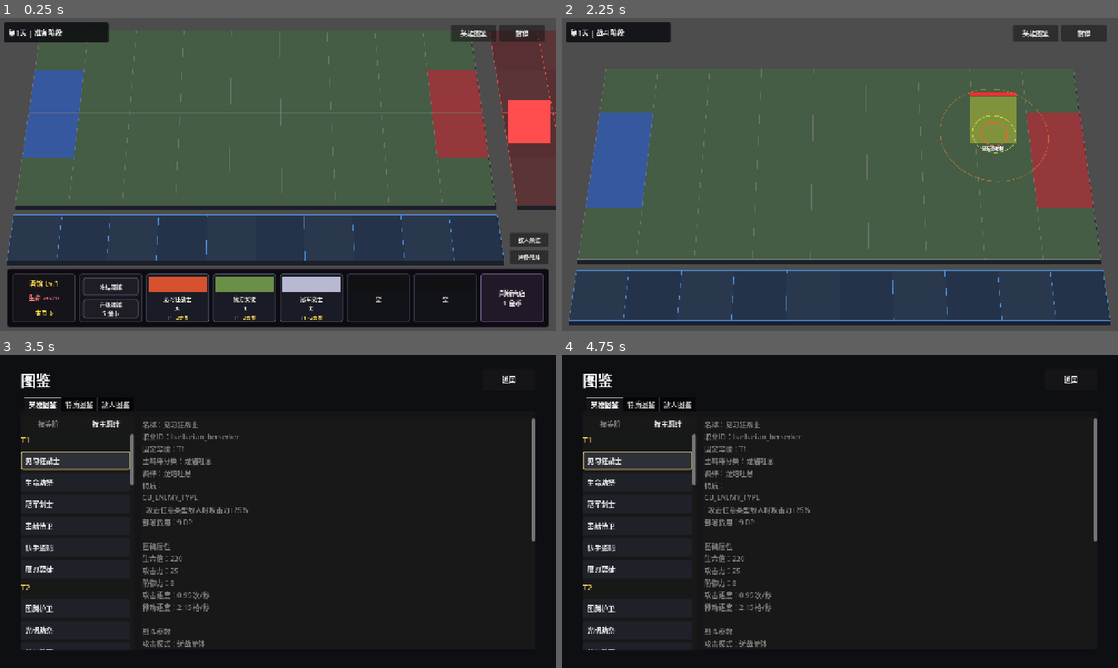
Above: before the commit, frames 1-4 (two rows, left to right).
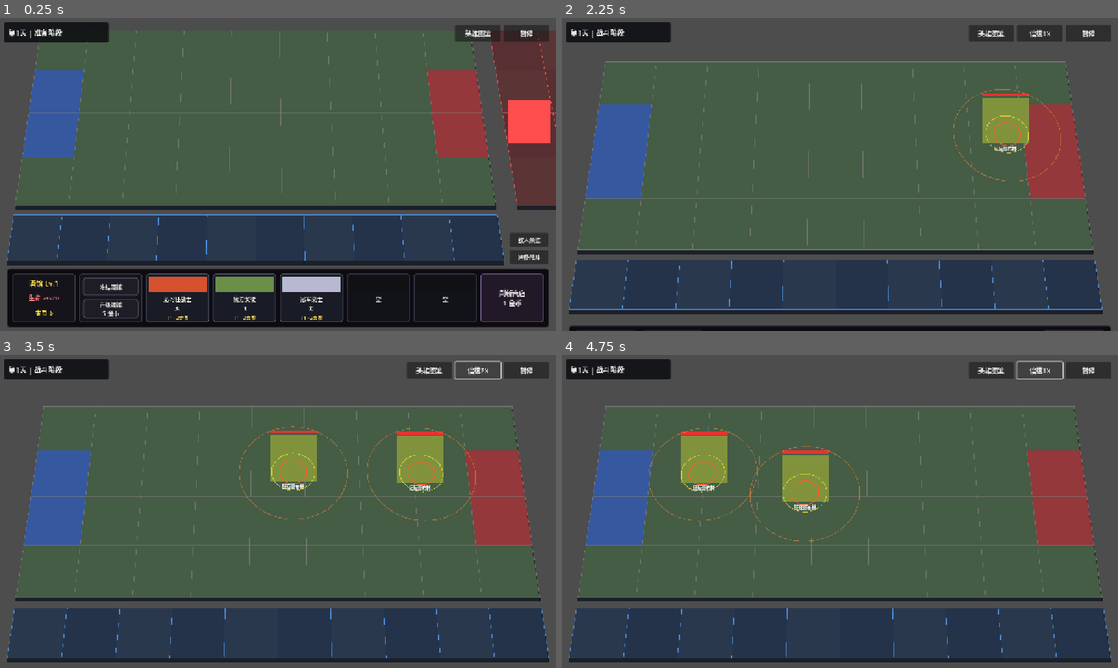
Above: after the commit, the same moments.

Repository: kuronaru/Paradiso
Game: Godot game, scene res://scenes/main.tscn
Same seed, same stepped clock (60 frames per second), same inputs: the game is played once before the commit and once after it.
Inputs (mouse positions are in pixels of both pictures, inside the frame that each line leads up to):
- Up to frame 1 (0.25 s): no input
- Up to frame 2 (2.25 s): click "暂停" at 0.5 s; click "继续" at 1.25 s; click "准备战斗" at 2 s
- Up to frame 3 (3.5 s): click (478, 370) at 2.75 s, where only the run after the commit has a clickable "倍速1X"
- Up to frame 4 (4.75 s): click (1040, 370) at 3.5 s, where only the run after the commit has a clickable "倍速2X"; click (1040, 370) at 4.25 s, where only the run after the commit has a clickable "倍速4X"

The runs differ from the first frame. In frame 1, 0.3% of the frame differs, in the area x 81-99%, y 2-8%; in frame 2, 18%; in frame 3, 96%; in frame 4, 96%, in the area x 0-100%, y 0-100%.

Commit message:
add combat speed

Diff:
--- a/game/scripts/grid/grid_system.gd
+++ b/game/scripts/grid/grid_system.gd
@@ -1369,9 +1369,9 @@
 func _record_collision_debug(result: Dictionary) -> void:
 	if not debug_collision_prediction:
 		return
-	var moving_unit := result.get("moving_unit", null) as UnitBase
-	var hit_unit := result.get("hit_unit", null) as UnitBase
-	if not moving_unit or not hit_unit:
+	var moving_unit := _valid_collision_debug_unit(result, "moving_unit")
+	var hit_unit := _valid_collision_debug_unit(result, "hit_unit")
+	if moving_unit == null or hit_unit == null:
 		return
 
 	var key := "%s:%s" % [moving_unit.get_instance_id(), hit_unit.get_instance_id()]
@@ -1430,11 +1430,21 @@
 	for key in collision_debug_entries.keys():
 		if not collision_debug_entries.has(key):
 			continue
-		var entry: Dictionary = collision_debug_entries[key]
-		var result: Dictionary = entry.get("result", {})
-		var moving_unit := result.get("moving_unit", null) as UnitBase
-		var hit_unit := result.get("hit_unit", null) as UnitBase
-		if not moving_unit or not hit_unit or not is_instance_valid(moving_unit) or not is_instance_valid(hit_unit):
+		var raw_entry = collision_debug_entries[key]
+		if not raw_entry is Dictionary:
+			_remove_collision_debug_entry(key)
+			changed = true
+			continue
+		var entry: Dictionary = raw_entry
+		var raw_result = entry.get("result", {})
+		if not raw_result is Dictionary:
+			_remove_collision_debug_entry(key)
+			changed = true
+			continue
+		var result: Dictionary = raw_result
+		var moving_unit := _valid_collision_debug_unit(result, "moving_unit")
+		var hit_unit := _valid_collision_debug_unit(result, "hit_unit")
+		if moving_unit == null or hit_unit == null:
 			_remove_collision_debug_entry(key)
 			changed = true
 			continue
@@ -1454,12 +1464,16 @@
 
 ## 更新碰撞调试标签。
 func _update_collision_debug_label(entry: Dictionary) -> void:
-	var label := entry.get("label", null) as Label
-	if not label or not is_instance_valid(label):
+	var raw_label = entry.get("label", null)
+	if not is_instance_valid(raw_label) or not raw_label is Label:
 		return
-	var result: Dictionary = entry.get("result", {})
-	var hit_unit := result.get("hit_unit", null) as UnitBase
-	if not hit_unit or not is_instance_valid(hit_unit):
+	var label := raw_label as Label
+	var raw_result = entry.get("result", {})
+	if not raw_result is Dictionary:
+		return
+	var result: Dictionary = raw_result
+	var hit_unit := _valid_collision_debug_unit(result, "hit_unit")
+	if hit_unit == null:
 		return
 
 	var contact_position: Vector2 = result.get("contact_position", Vector2.ZERO)
@@ -1481,11 +1495,17 @@
 ## 绘制碰撞预测调试条目。
 func _draw_collision_debug_entries() -> void:
 	for key in collision_debug_entries.keys():
-		var entry: Dictionary = collision_debug_entries[key]
-		var result: Dictionary = entry.get("result", {})
-		var moving_unit := result.get("moving_unit", null) as UnitBase
-		var hit_unit := result.get("hit_unit", null) as UnitBase
-		if not moving_unit or not hit_unit or not is_instance_valid(moving_unit) or not is_instance_valid(hit_unit):
+		var raw_entry = collision_debug_entries[key]
+		if not raw_entry is Dictionary:
+			continue
+		var entry: Dictionary = raw_entry
+		var raw_result = entry.get("result", {})
+		if not raw_result is Dictionary:
+			continue
+		var result: Dictionary = raw_result
+		var moving_unit := _valid_collision_debug_unit(result, "moving_unit")
+		var hit_unit := _valid_collision_debug_unit(result, "hit_unit")
+		if moving_unit == null or hit_unit == null:
 			continue
 
 		var time_left := float(entry.get("time_left", debug_collision_prediction_duration))
@@ -1534,11 +1554,20 @@
 func _remove_collision_debug_entry(key: String) -> void:
 	if not collision_debug_entries.has(key):
 		return
-	var entry: Dictionary = collision_debug_entries[key]
-	var label := entry.get("label", null) as Label
-	if label and is_instance_valid(label):
-		label.queue_free()
+	var raw_entry = collision_debug_entries[key]
+	if raw_entry is Dictionary:
+		var raw_label = raw_entry.get("label", null)
+		if is_instance_valid(raw_label) and raw_label is Label:
+			(raw_label as Label).queue_free()
 	collision_debug_entries.erase(key)
+
+
+## 从调试快照中安全读取单位；对象可能在记录后、下一帧刷新前已被释放。
+func _valid_collision_debug_unit(result: Dictionary, field: String) -> UnitBase:
+	var value = result.get(field, null)
+	if not is_instance_valid(value) or not value is UnitBase:
+		return null
+	return value as UnitBase
 
 
 ## 获取单位调试名称。
--- a/game/scripts/testing/battle_rules_test.gd
+++ b/game/scripts/testing/battle_rules_test.gd
@@ -28,6 +28,7 @@
 
 	_test_grid_and_bases(grid)
 	_test_projection_round_trip(grid)
+	await _test_stale_collision_debug_entries(grid)
 	await _test_battle_button_layout(grid)
 	_test_combat_stage_layout(grid)
 	_test_enemy_preview_layout(grid)
@@ -99,6 +100,33 @@
 	var near_height := grid.world_to_screen(Vector3(0.0, 0.0, grid.cell_size)).distance_to(grid.world_to_screen(Vector3(0.0, 0.0, 0.0)))
 	var far_height := grid.world_to_screen(Vector3(0.0, 0.0, board_depth)).distance_to(grid.world_to_screen(Vector3(0.0, 0.0, board_depth - grid.cell_size)))
 	t.assert_true(far_height < near_height, "larger Z shrinks projected Y distances")
+
+
+func _test_stale_collision_debug_entries(grid: GridSystem) -> void:
+	var stale_label := Label.new()
+	grid.add_child(stale_label)
+	grid.collision_debug_entries["missing_moving_unit"] = {
+		"label": stale_label,
+		"result": {"moving_unit": null, "hit_unit": null},
+		"time_left": 1.0,
+	}
+	t.assert_true(grid._update_collision_debug_entries(0.01), "collision debug update handles a null moving unit")
+	t.assert_false(grid.collision_debug_entries.has("missing_moving_unit"), "null-unit collision debug entry is removed")
+
+	var moving_unit := UnitBase.new()
+	var hit_unit := UnitBase.new()
+	grid.add_child(moving_unit)
+	grid.add_child(hit_unit)
+	grid.collision_debug_entries["freed_moving_unit"] = {
+		"result": {"moving_unit": moving_unit, "hit_unit": hit_unit},
+		"time_left": 1.0,
+	}
+	moving_unit.queue_free()
+	await get_tree().process_frame
+	t.assert_true(grid._update_collision_debug_entries(0.01), "collision debug update handles a moving unit freed between frames")
+	t.assert_false(grid.collision_debug_entries.has("freed_moving_unit"), "freed-unit collision debug entry is removed")
+	hit_unit.queue_free()
+	await get_tree().process_frame
 
 
 func _test_battle_button_layout(grid: GridSystem) -> void:
--- a/game/scripts/testing/ui_flow_rules_test.gd
+++ b/game/scripts/testing/ui_flow_rules_test.gd
@@ -383,11 +383,38 @@
 
 
 func _test_run_result_overlay() -> void:
+	BattleManager.state = BattleManager.BattleState.PREPARING
+	Engine.time_scale = 1.0
 	var roguelike_manager := RoguelikeManager.new()
 	add_child(roguelike_manager)
 	var game_menu := GameMenuUI.new()
 	add_child(game_menu)
 	await get_tree().process_frame
+	var top_button_bar := game_menu.find_child("TopButtonBar", true, false) as HBoxContainer
+	t.assert_true(top_button_bar != null, "game menu exposes the top-right shortcut bar")
+	t.assert_true(game_menu.game_speed_button != null, "game menu creates a combat speed button")
+	if top_button_bar and game_menu.game_speed_button:
+		t.assert_eq(game_menu.game_speed_button.get_index(), 1, "speed button sits between encyclopedia and pause")
+	t.assert_false(game_menu.game_speed_button.visible, "speed button is hidden outside combat")
+	t.assert_near(Engine.time_scale, 1.0, 0.001, "preparation UI keeps normal engine time")
+
+	BattleManager.state = BattleManager.BattleState.IN_PROGRESS
+	game_menu._process(0.0)
+	t.assert_true(game_menu.game_speed_button.visible, "speed button appears during combat")
+	t.assert_eq(game_menu.game_speed_button.text, "倍速1X", "combat starts at the normalized 1X label")
+	t.assert_near(Engine.time_scale, GameMenuUI.BASE_COMBAT_TIME_SCALE, 0.001, "new 1X halves the previous approximately-2X combat pace")
+	game_menu._on_game_speed_pressed()
+	t.assert_eq(game_menu.game_speed_button.text, "倍速2X", "first speed click selects 2X")
+	t.assert_near(Engine.time_scale, 1.0, 0.001, "2X matches the previous combat time scale")
+	game_menu._on_game_speed_pressed()
+	t.assert_eq(game_menu.game_speed_button.text, "倍速4X", "second speed click selects 4X")
+	t.assert_near(Engine.time_scale, 2.0, 0.001, "4X doubles the previous combat time scale")
+	game_menu._on_game_speed_pressed()
+	t.assert_eq(game_menu.game_speed_button.text, "倍速1X", "third speed click loops back to 1X")
+	BattleManager.state = BattleManager.BattleState.PREPARING
+	game_menu._process(0.0)
+	t.assert_false(game_menu.game_speed_button.visible, "leaving combat hides the speed button")
+	t.assert_near(Engine.time_scale, 1.0, 0.001, "leaving combat restores normal UI time")
 
 	t.assert_true(
 		roguelike_manager.run_ended.is_connected(game_menu._on_run_ended),
--- a/game/scripts/ui/game_menu_ui.gd
+++ b/game/scripts/ui/game_menu_ui.gd
@@ -7,9 +7,12 @@
 const START_MENU_PATH := "res://scenes/start_menu.tscn"
 const AFK_HUB_PATH := "res://scenes/afk_hub.tscn"
 const ENCYCLOPEDIA_SCENE_PATH := "res://scenes/encyclopedia.tscn"
+const BASE_COMBAT_TIME_SCALE := 0.5
+const COMBAT_SPEED_OPTIONS := [1, 2, 4]
 
 var pause_overlay: Control = null
 var pause_shortcut_button: Button = null
+var game_speed_button: Button = null
 var encyclopedia_overlay: EncyclopediaUI = null
 var settings_overlay: SettingsUI = null
 var run_end_overlay: Control = null
@@ -17,6 +20,8 @@
 var run_end_detail: Label = null
 var run_end_stay_button: Button = null
 var run_end_return_button: Button = null
+var game_speed_index: int = 0
+var was_combat_speed_active: bool = false
 
 
 ## 创建游戏内菜单UI
@@ -28,6 +33,16 @@
 	_build_run_end_overlay()
 	_build_top_buttons()
 	_connect_roguelike_manager()
+	_sync_game_speed(true)
+
+
+func _process(_delta: float) -> void:
+	_sync_game_speed()
+
+
+func _exit_tree() -> void:
+	# 时间倍率属于引擎全局状态，离开战斗场景时必须恢复，避免影响菜单与其他场景。
+	Engine.time_scale = 1.0
 
 
 ## 让菜单UI铺满窗口，便于放置右上角按钮和居中暂停菜单
@@ -48,14 +63,16 @@
 func _build_top_buttons() -> void:
 	"""创建右上角从左到右排列的游戏内按钮"""
 	var bar := HBoxContainer.new()
+	bar.name = "TopButtonBar"
 	bar.anchor_left = 1.0
 	bar.anchor_right = 1.0
 	bar.anchor_top = 0.0
 	bar.anchor_bottom = 0.0
-	bar.offset_left = -242.0
+	bar.offset_left = -352.0
 	bar.offset_right = -16.0
 	bar.offset_top = 16.0
 	bar.offset_bottom = 54.0
+	bar.alignment = BoxContainer.ALIGNMENT_END
 	bar.add_theme_constant_override("separation", 8)
 	bar.mouse_filter = Control.MOUSE_FILTER_PASS
 	bar.process_mode = Node.PROCESS_MODE_ALWAYS
@@ -64,8 +81,40 @@
 
 	bar.add_child(_create_top_button("英雄图鉴", _on_catalog_pressed))
 
+	game_speed_button = _create_top_button("倍速1X", _on_game_speed_pressed)
+	game_speed_button.name = "GameSpeedButton"
+	game_speed_button.visible = false
+	bar.add_child(game_speed_button)
+
 	pause_shortcut_button = _create_top_button("暂停", _on_pause_shortcut_pressed)
+	pause_shortcut_button.name = "PauseShortcutButton"
 	bar.add_child(pause_shortcut_button)
+
+
+func _on_game_speed_pressed() -> void:
+	game_speed_index = (game_speed_index + 1) % COMBAT_SPEED_OPTIONS.size()
+	_sync_game_speed(true)
+
+
+func _sync_game_speed(force: bool = false) -> void:
+	var combat_active := BattleManager.state in [
+		BattleManager.BattleState.IN_PROGRESS,
+		BattleManager.BattleState.WAVE_BREAK,
+	]
+	if game_speed_button:
+		game_speed_button.visible = combat_active
+		game_speed_button.text = "倍速%dX" % int(COMBAT_SPEED_OPTIONS[game_speed_index])
+	if force or combat_active != was_combat_speed_active:
+		was_combat_speed_active = combat_active
+	_apply_game_speed(combat_active)
+
+
+func _apply_game_speed(combat_active: bool) -> void:
+	Engine.time_scale = (
+		BASE_COMBAT_TIME_SCALE * float(COMBAT_SPEED_OPTIONS[game_speed_index])
+		if combat_active
+		else 1.0
+	)
 
 
 ## 创建暂停时显示在画面中央的菜单
